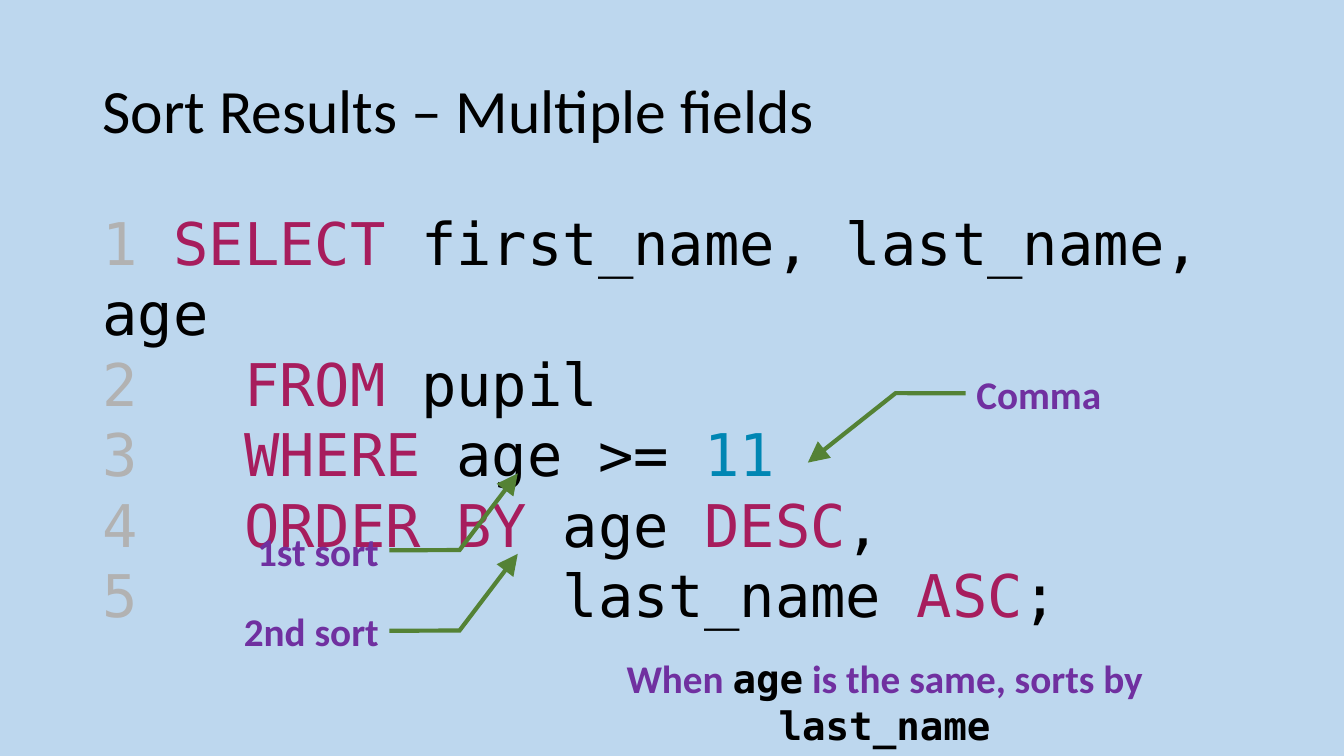
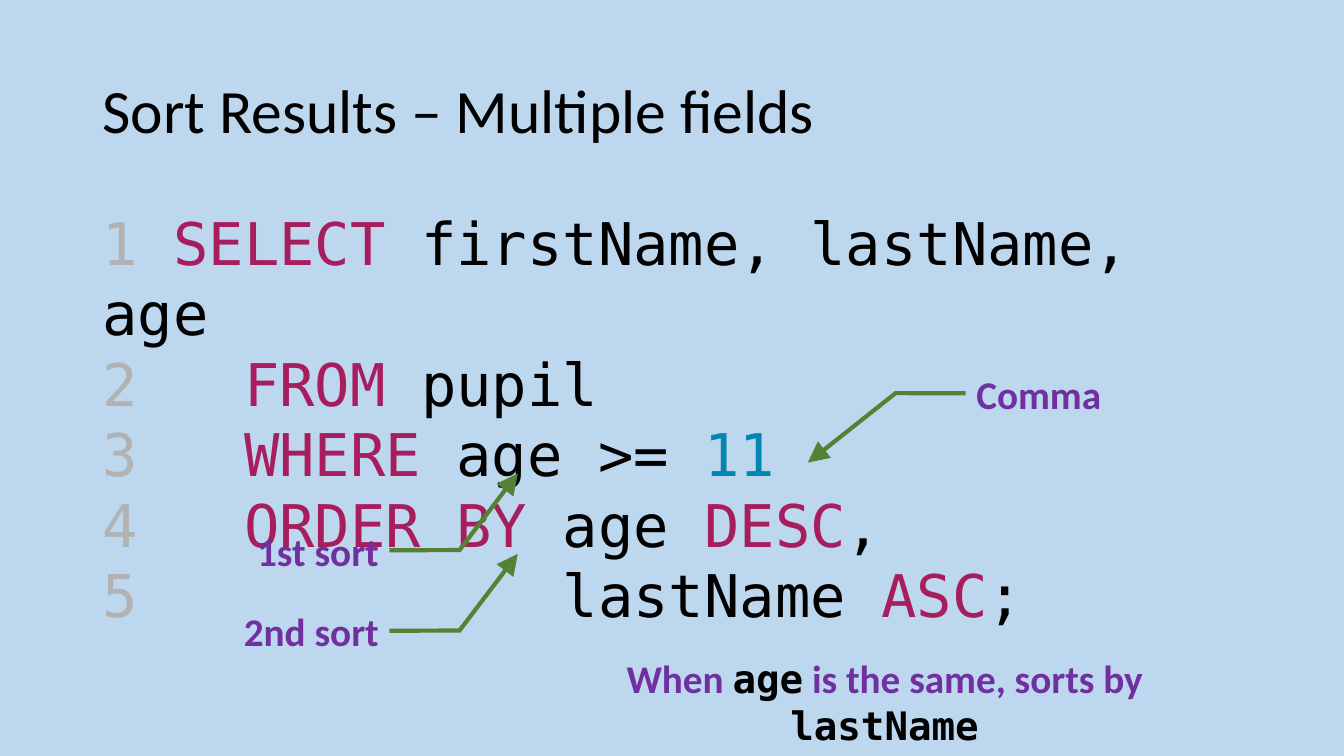
Before and after one commit to MrFriendCS/MrFriendCS.github.io, a slide deck: slide 60 of n5/ddd/N5 CS DDD Slides.pptx. Drawn at 1344x756 pixels with LibreOffice and Linux fonts; fonts in the diff are those of the drawing. Boxes give left, top, right and bottom in pixels: in the first picture for what was removed or moved away, otherwise in the second. Text is boxed around its words. In the diff, an @@ line names an element or a change of style, - is before the commit and + after.

```diff
--- a/n5/ddd/N5 CS DDD Slides.pptx
+++ b/n5/ddd/N5 CS DDD Slides.pptx
@@ text at (102, 220, 1130, 347): text changed @@
-1 SELECT first_name, last_name, age
+1 SELECT firstName, lastName, age
@@ text at (563, 572, 1023, 626): text changed @@
-5 last_name ASC;
+5 lastName ASC;
@@ text at (627, 665, 1142, 741): text changed @@
-When age is the same, sorts by last_name
+When age is the same, sorts by lastName
```
Also in this commit, not shown: 48 other slides changed, 2 other files.
